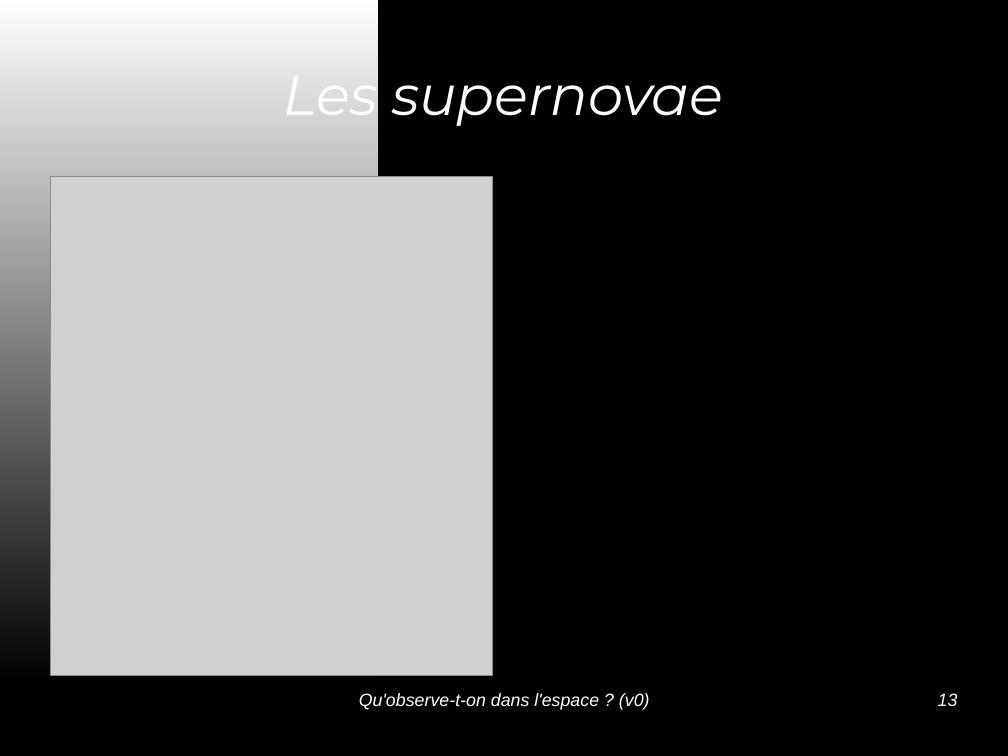
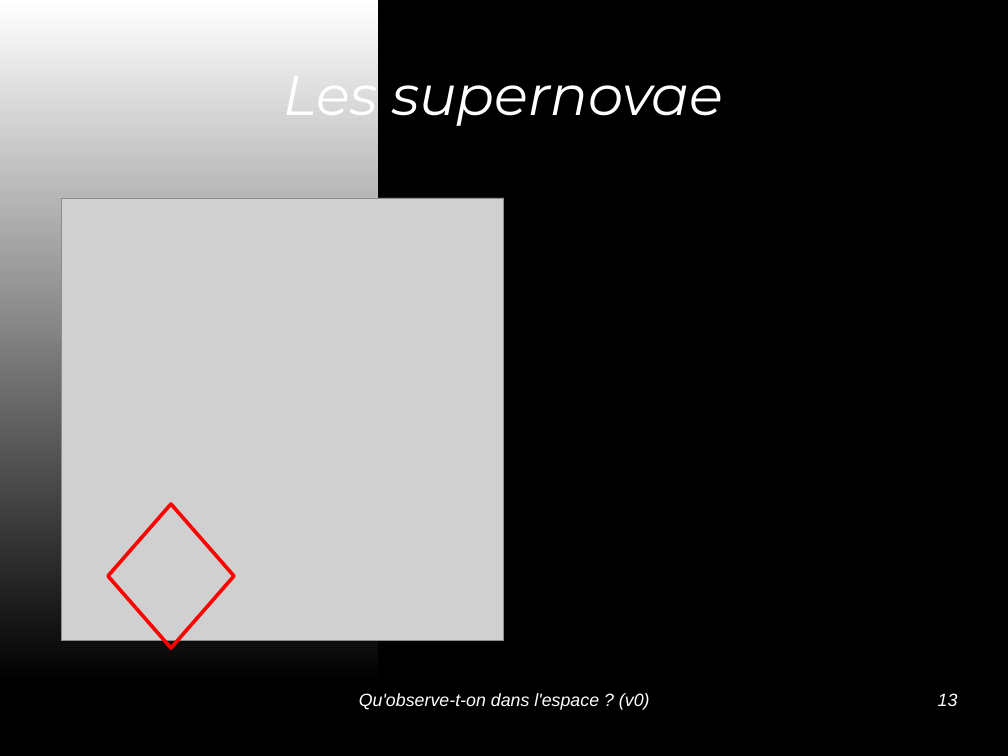
Before and after one commit to jcarnu/qf-astro, a slide deck: slide 13 of Ressources/Presentations/Qu_observe-t-on_dans_l_espace.odp. Drawn at 1008x756 pixels with LibreOffice and Linux fonts; fonts in the diff are those of the drawing; grey boxes stand for pictures; background and template pictures are left out. Boxes give left, top, right and bottom in pixels: in the first picture for what was removed or moved away, otherwise in the second. Text is boxed around its words. In the diff, an @@ line names an element or a change of style, - is before the commit and + after.

```diff
--- a/Ressources/Presentations/Qu_observe-t-on_dans_l_espace.odp
+++ b/Ressources/Presentations/Qu_observe-t-on_dans_l_espace.odp
@@ picture: place and size @@
-picture at [50, 177, 493, 676]
+picture at [61, 198, 504, 641]
@@ diamond added at [108, 504, 234, 648], outline #FF0000 2.83 pt @@
```
Also in this commit, not shown: 2 other slides changed.
